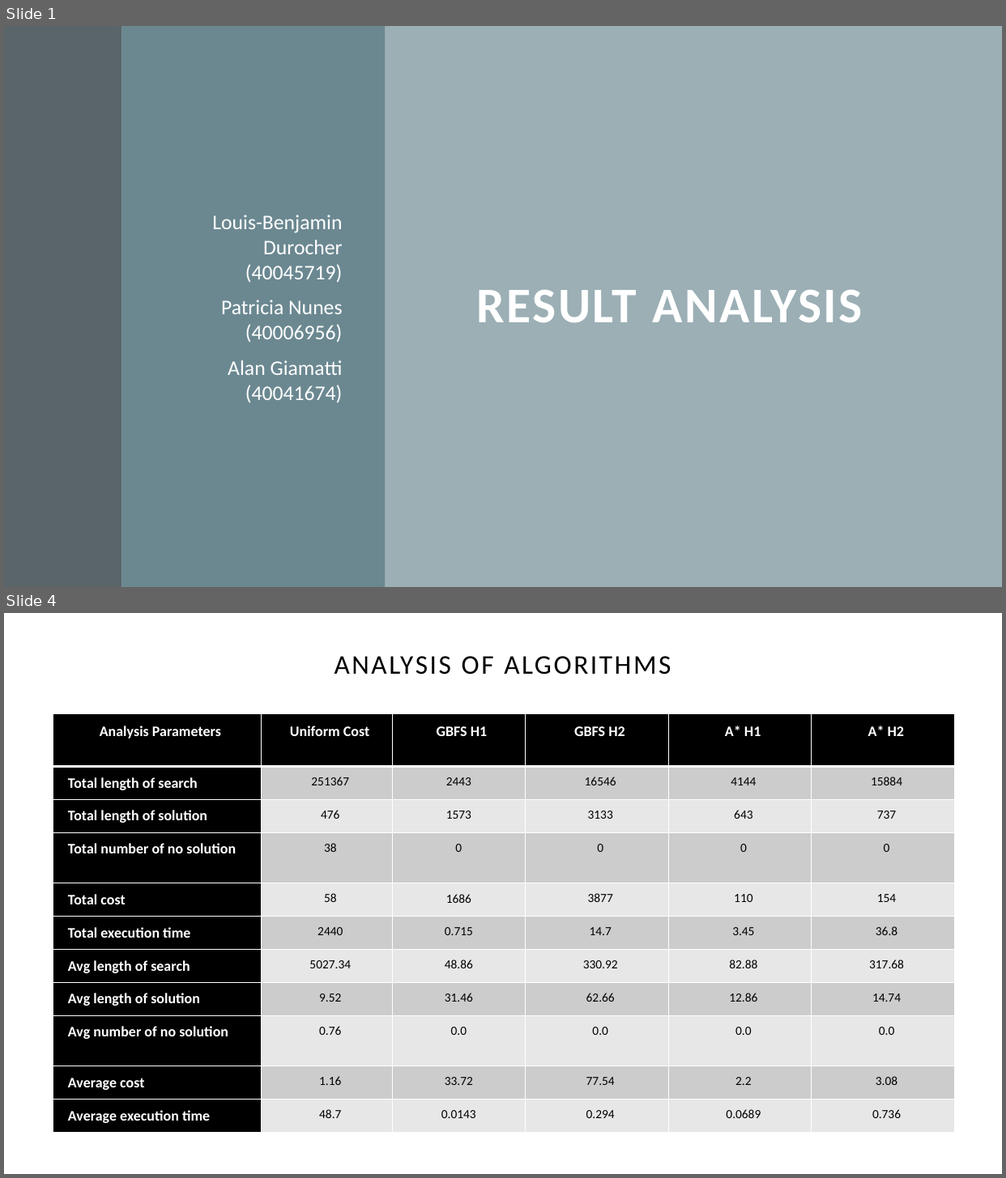
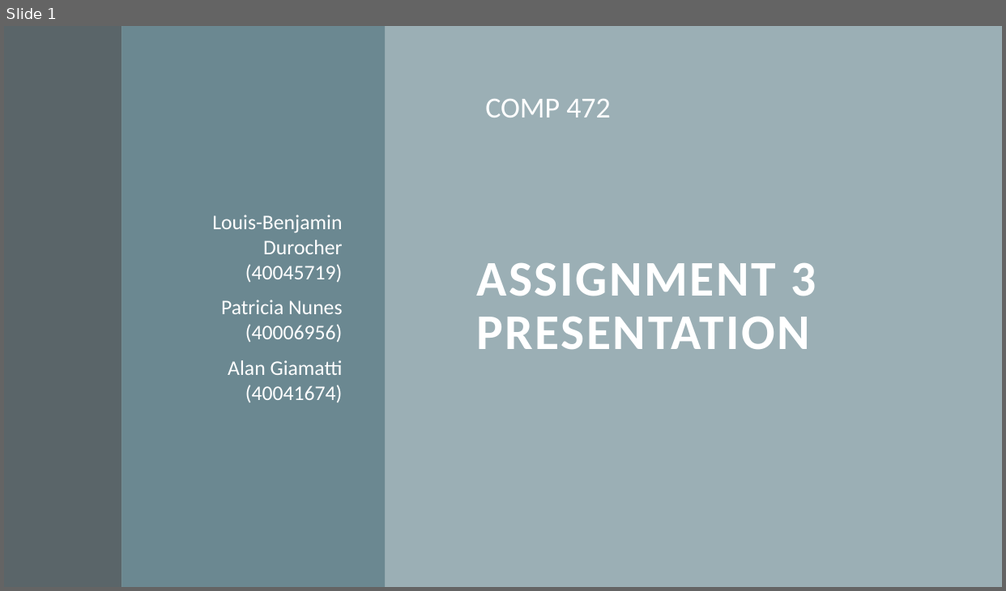
Before and after one commit to patnunes/COMP472, a slide deck: A3_Analysis.pptx. Shown one above the other, each under a label of ours: slides 1 and 4 before the commit, slide 1 after it; the slides between them are not shown. The pictures are 1006x1178 and 1006x591 pixels, drawn with LibreOffice and Linux fonts; fonts in the diff are those of the drawing. Boxes give left, top, right and bottom in pixels: in the first picture for what was removed or moved away, otherwise in the second. Text is boxed around its words. In the diff, an @@ line names an element or a change of style, - is before the commit and + after.

```diff
--- a/A3_Analysis.pptx
+++ b/A3_Analysis.pptx
@@ slide 4 removed at [4, 613, 1002, 1174], background #FFFFFF @@
@@ title removed at [4, 634, 1002, 697] @@
-ANALYSIS OF ALGORITHMS
@@ table removed at [53, 713, 955, 1132], 11 rows, 6 columns @@
-Analysis Parameters | Uniform Cost | GBFS H1 | GBFS H2 | A* H1 | A* H2
-Total length of search | 251367 | 2443 | 16546 | 4144 | 15884
-Total length of solution | 476 | 1573 | 3133 | 643 | 737
-Total number of no solution | 38 | 0 | 0 | 0 | 0
-Total cost | 58 | 1686 | 3877 | 110 | 154
-Total execution time | 2440 | 0.715 | 14.7 | 3.45 | 36.8
-Avg length of search | 5027.34 | 48.86 | 330.92 | 82.88 | 317.68
-Avg length of solution | 9.52 | 31.46 | 62.66 | 12.86 | 14.74
-Avg number of no solution | 0.76 | 0.0 | 0.0 | 0.0 | 0.0
-Average cost | 1.16 | 33.72 | 77.54 | 2.2 | 3.08
-Average execution time | 48.7 | 0.0143 | 0.294 | 0.0689 | 0.736
@@ slide 1 changed as well @@
@@ text added at [485, 99, 611, 118], 28 pt, text #FFFFFF @@
+COMP 472
@@ title at [476, 263, 816, 349]: text changed @@
-RESULT ANALYSIS
+ASSIGNMENT 3 PRESENTATION
```
Also in this commit, not shown: 12 slides added, 3 other slides removed.
